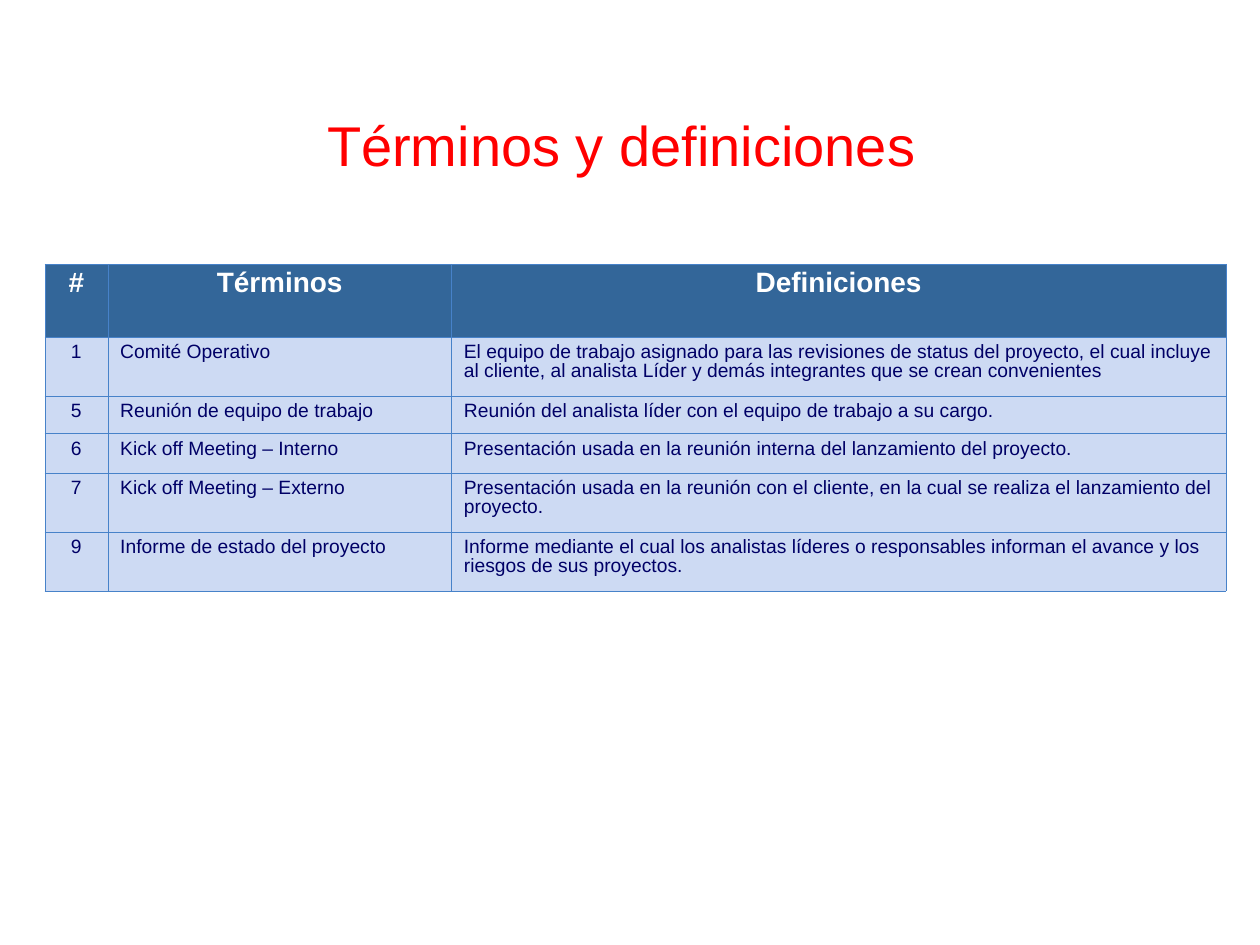
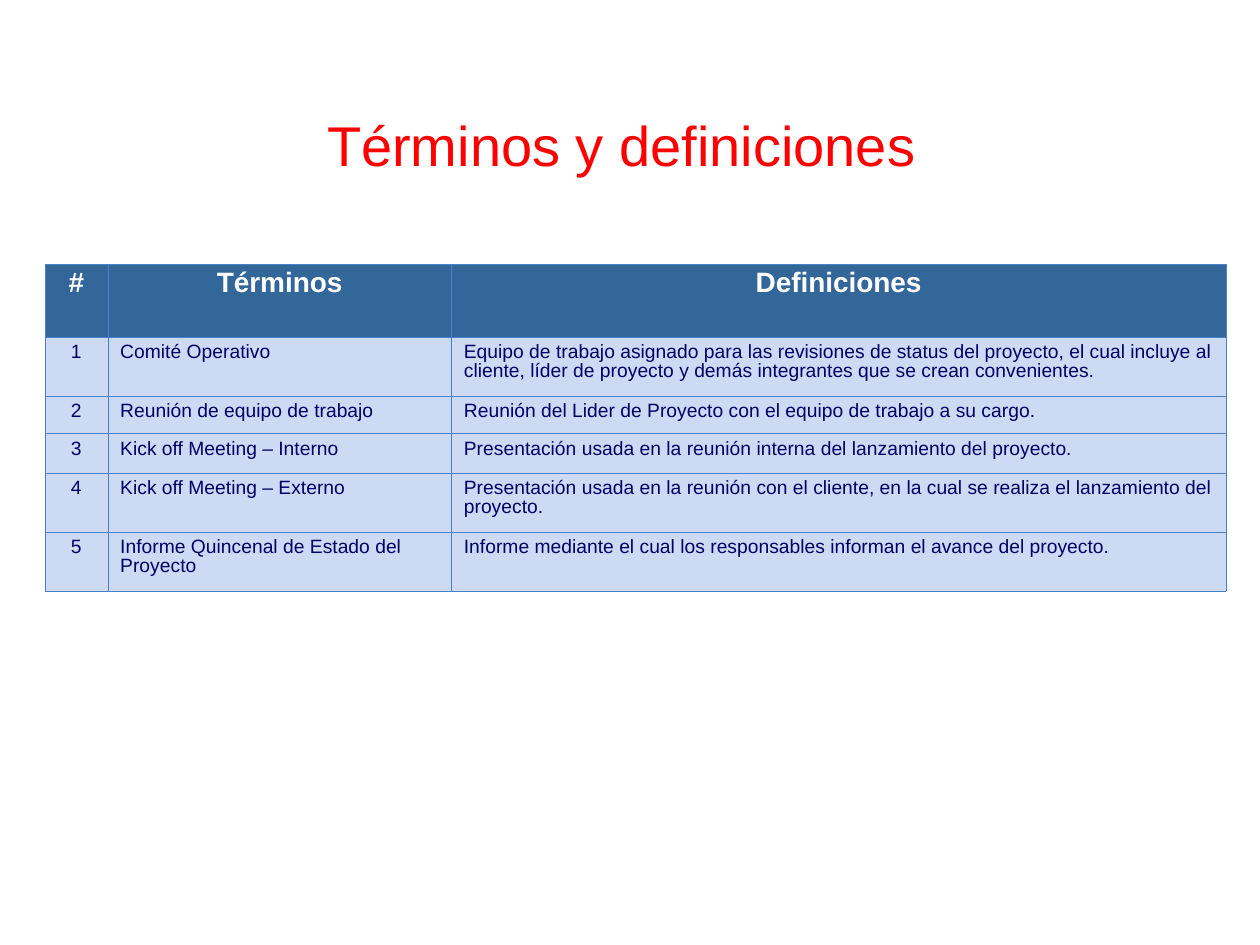
Before and after one commit to cjbensan/sistema-facturacion-inventario, a slide deck: slide 6 of CMMI-Nivel-2/PP-PMC/PGPRO_0.1_2015.ppt. Drawn at 1260x945 pixels with LibreOffice and Linux fonts; fonts in the diff are those of the drawing; background and template pictures are left out. Boxes give left, top, right and bottom in pixels: in the first picture for what was removed or moved away, otherwise in the second. Text is boxed around its words. In the diff, an @@ line names an element or a change of style, - is before the commit and + after.

```diff
--- a/CMMI-Nivel-2/PP-PMC/PGPRO_0.1_2015.ppt
+++ b/CMMI-Nivel-2/PP-PMC/PGPRO_0.1_2015.ppt
@@ table at <box>44,265,1226,592</box> @@
-row 2, column 3: El equipo de trabajo asignado para las revisiones de status del proyecto, el cual incluye al cliente, al analista Líder y demás integrantes que se crean convenientes
+row 2, column 3: Equipo de trabajo asignado para las revisiones de status del proyecto, el cual incluye al cliente, líder de proyecto y demás integrantes que se crean convenientes.
-row 3, column 1: 5
+row 3, column 1: 2
-row 3, column 3: Reunión del analista líder con el equipo de trabajo a su cargo.
+row 3, column 3: Reunión del Lider de Proyecto con el equipo de trabajo a su cargo.
-row 4, column 1: 6
+row 4, column 1: 3
-row 5, column 1: 7
+row 5, column 1: 4
-row 6: 9 | Informe de estado del proyecto | Informe mediante el cual los analistas líderes o responsables informan el avance y los riesgos de sus proyectos.
+row 6: 5 | Informe Quincenal de Estado del Proyecto | Informe mediante el cual los responsables informan el avance del proyecto.
```
Also in this commit, not shown: 18 other slides changed, 1 slide added, 1 slide removed.
